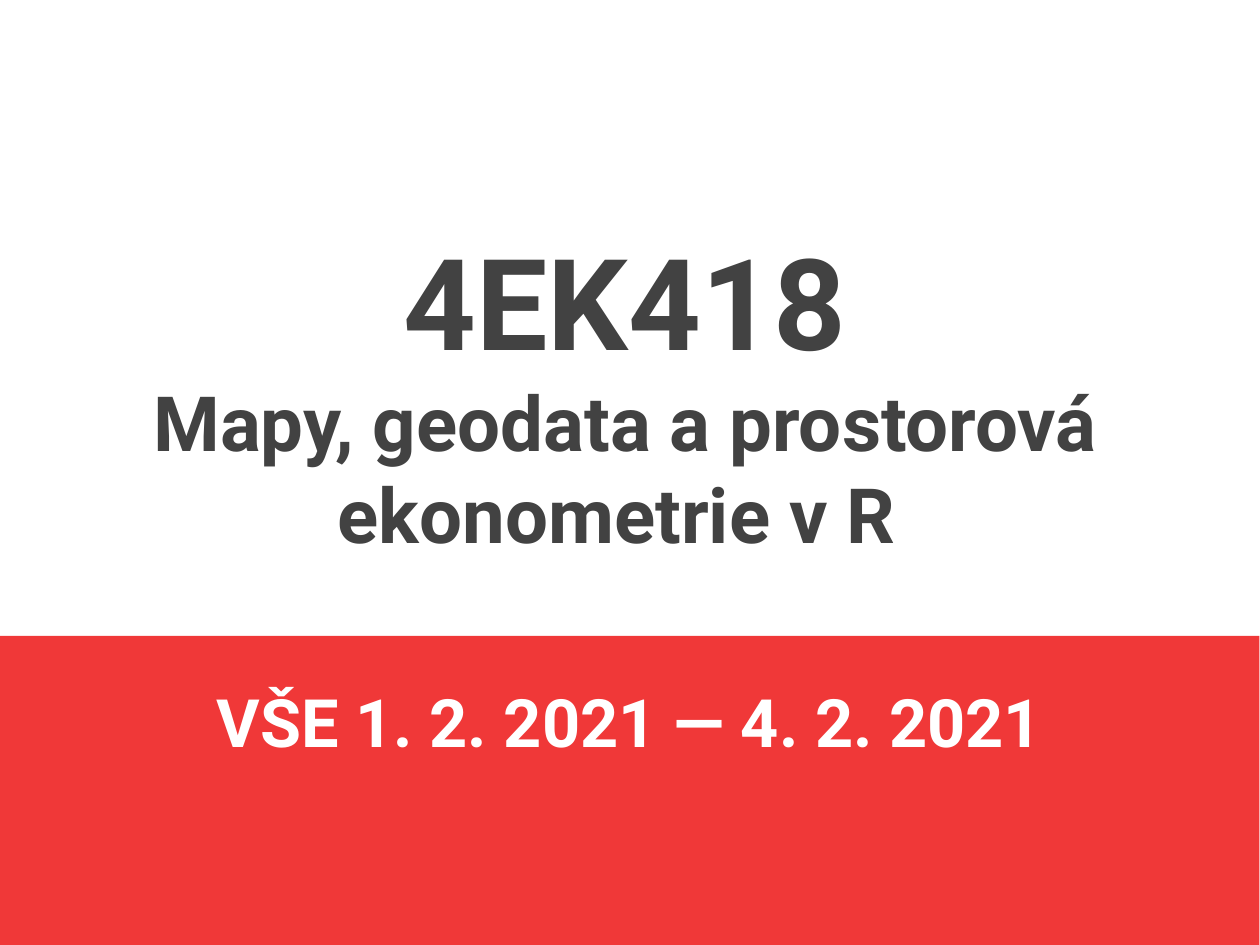
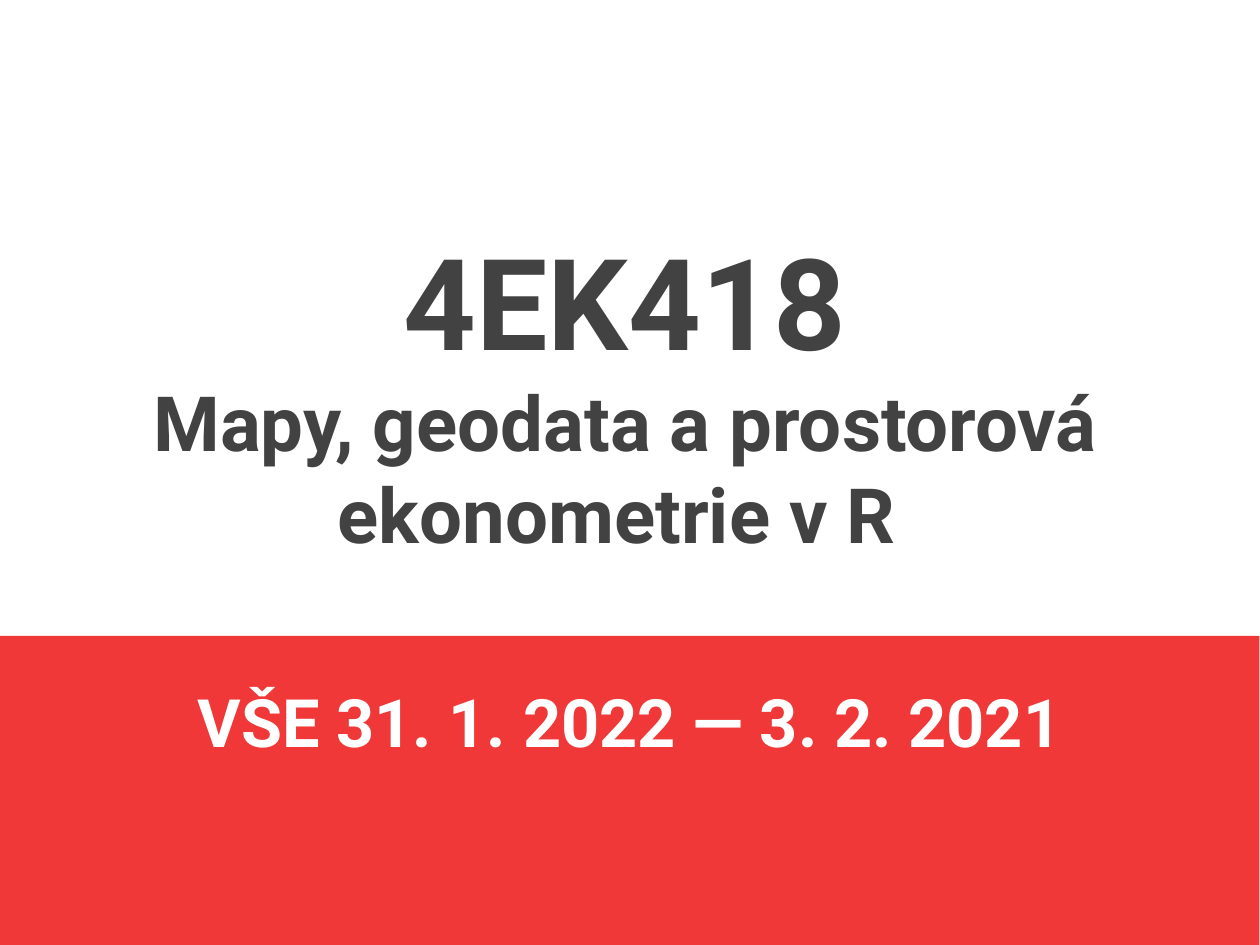
Before and after one commit to jlacko/4EK418, a slide deck: slide 1 of prez/0 - intro 4EK418.odp. Drawn at 1260x945 pixels with LibreOffice and Linux fonts; fonts in the diff are those of the drawing. Boxes give left, top, right and bottom in pixels: in the first picture for what was removed or moved away, otherwise in the second. Text is boxed around its words. In the diff, an @@ line names an element or a change of style, - is before the commit and + after.

```diff
--- a/prez/0 - intro 4EK418.odp
+++ b/prez/0 - intro 4EK418.odp
@@ subtitle at (198,687,1061,748): text changed @@
-VŠE 1. 2. 2021 — 4. 2. 2021
+VŠE 31. 1. 2022 — 3. 2. 2021
```
Also in this commit, not shown: 1 other slide changed, 4 other files.
